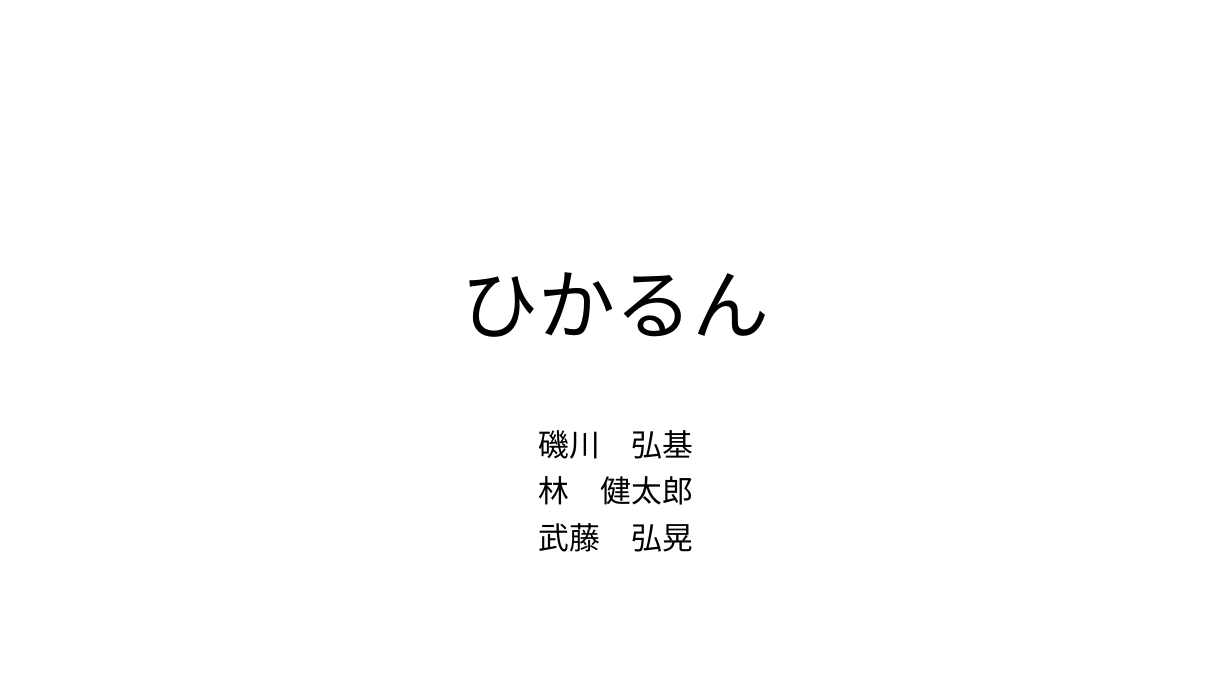
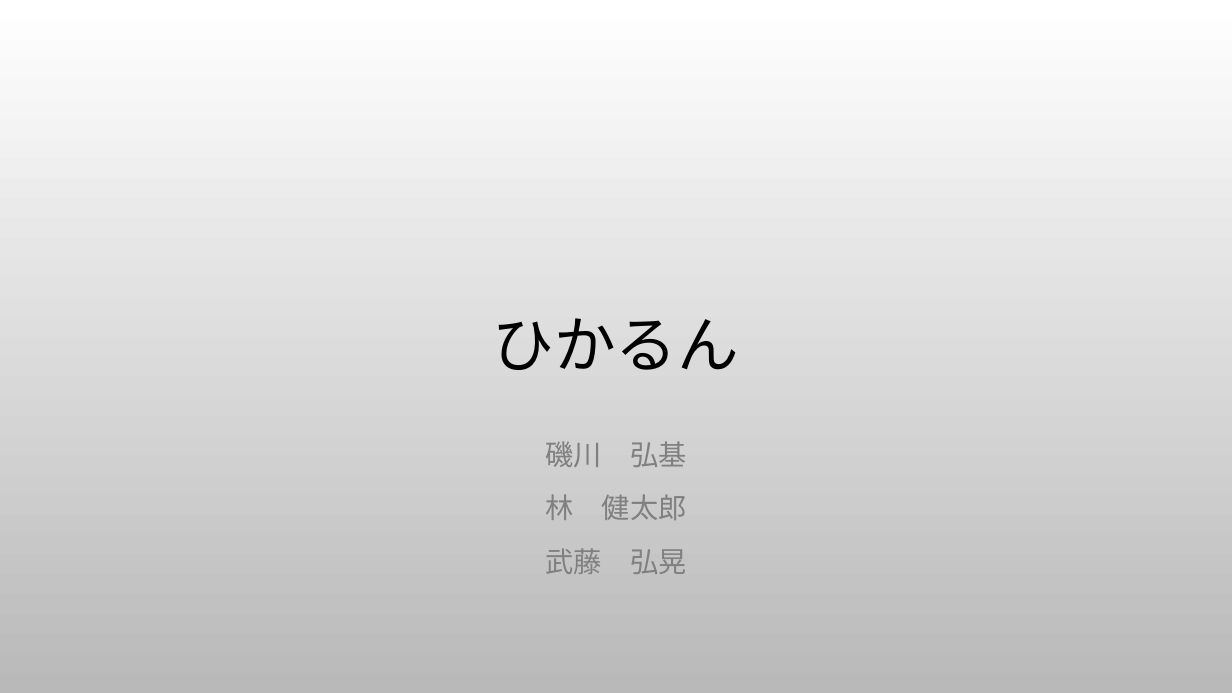
Before and after one commit to hayaken8112/BDM, a slide deck: slide 1 of BDMslide.pptx. Drawn at 1232x693 pixels with LibreOffice and Linux fonts; fonts in the diff are those of the drawing; background and template pictures are left out. Boxes give left, top, right and bottom in pixels: in the first picture for what was removed or moved away, otherwise in the second. Text is boxed around its words. In the diff, an @@ line names an element or a change of style, - is before the commit and + after.

```diff
--- a/BDMslide.pptx
+++ b/BDMslide.pptx
@@ background #FFFFFF to picture (left out) @@
@@ title "ひかるん": place and size @@
-title "ひかるん" at <box>462,272,770,337</box>
+title "ひかるん" at <box>493,318,739,370</box>
@@ title "ひかるん" at <box>493,318,739,370</box>: size 60 to 48 pt @@
@@ subtitle "磯川 弘基" at <box>546,441,687,574</box>: size 24 to 22 pt, text colour #000000 to #808080; line spacing 0.9 to 1.2 @@
```
Also in this commit, not shown: 3 other slides changed, 3 slides added, 1 other file.
